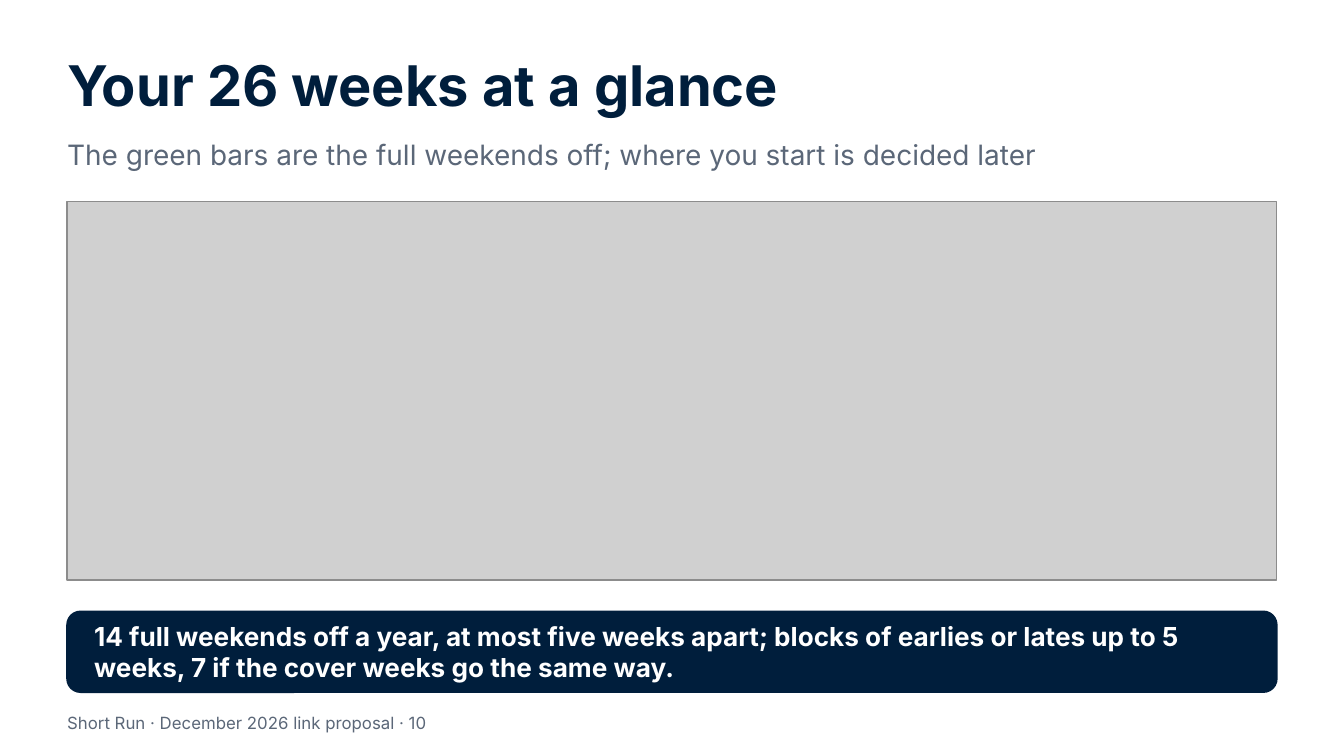
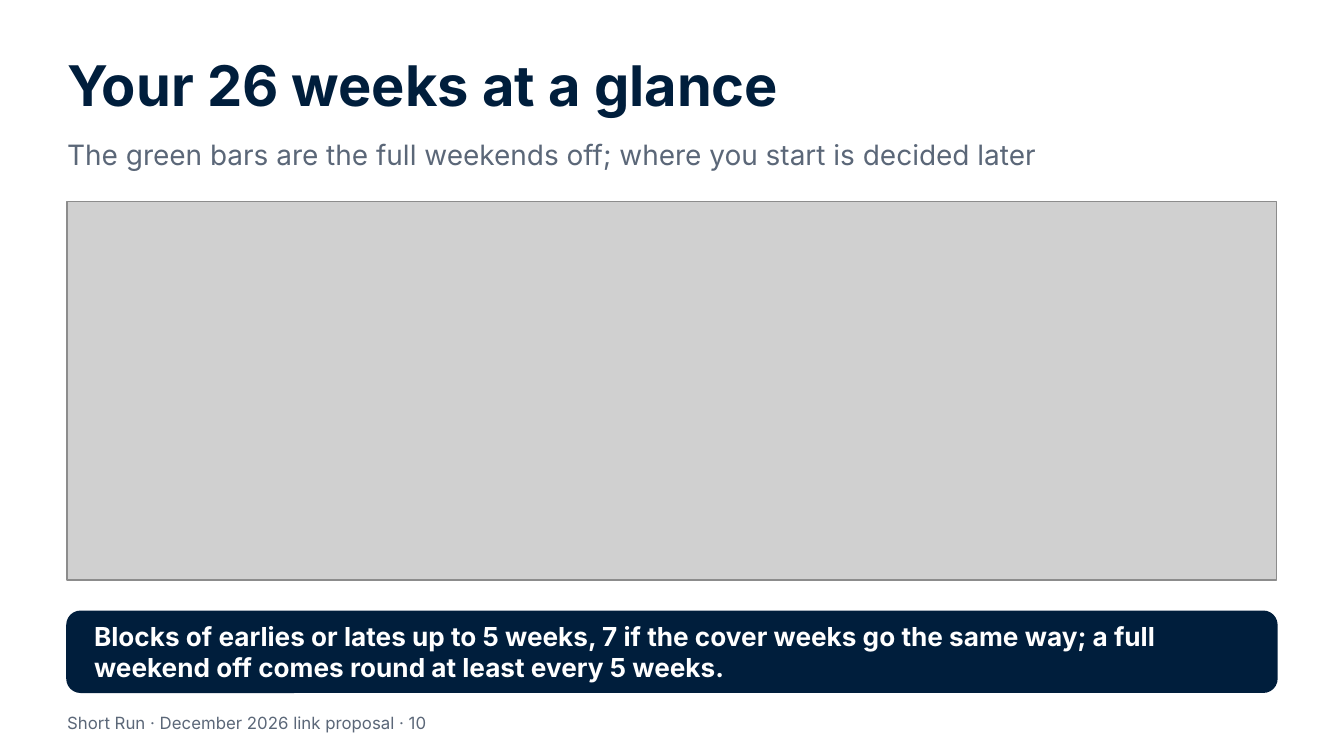
Before and after one commit to Garethdavidmiller/roster-app, a slide deck: slide 10 of docs/links-26/presentations/Short-Run-for-colleagues.pptx. Drawn at 1344x756 pixels with LibreOffice and Linux fonts; fonts in the diff are those of the drawing; grey boxes stand for pictures. Boxes give left, top, right and bottom in pixels: in the first picture for what was removed or moved away, otherwise in the second. Text is boxed around its words. In the diff, an @@ line names an element or a change of style, - is before the commit and + after.

```diff
--- a/docs/links-26/presentations/Short-Run-for-colleagues.pptx
+++ b/docs/links-26/presentations/Short-Run-for-colleagues.pptx
@@ text at (94,626,1155,683): text changed @@
-14 full weekends off a year, at most five weeks apart; blocks of earlies or lates up to 5 weeks, 7 if the cover weeks go the same way.
+Blocks of earlies or lates up to 5 weeks, 7 if the cover weeks go the same way; a full weekend off comes round at least every 5 weeks.
```
Also in this commit, not shown: 5 other slides changed, 13 other files.
